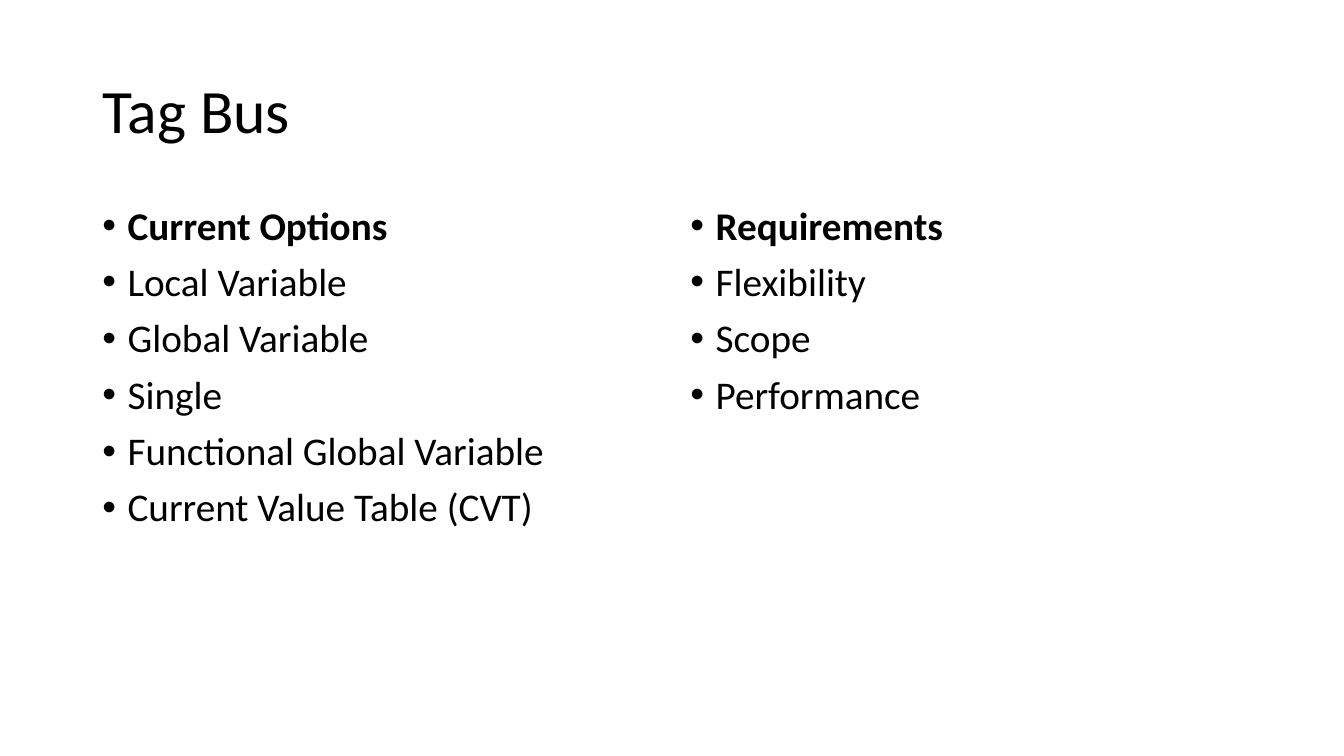
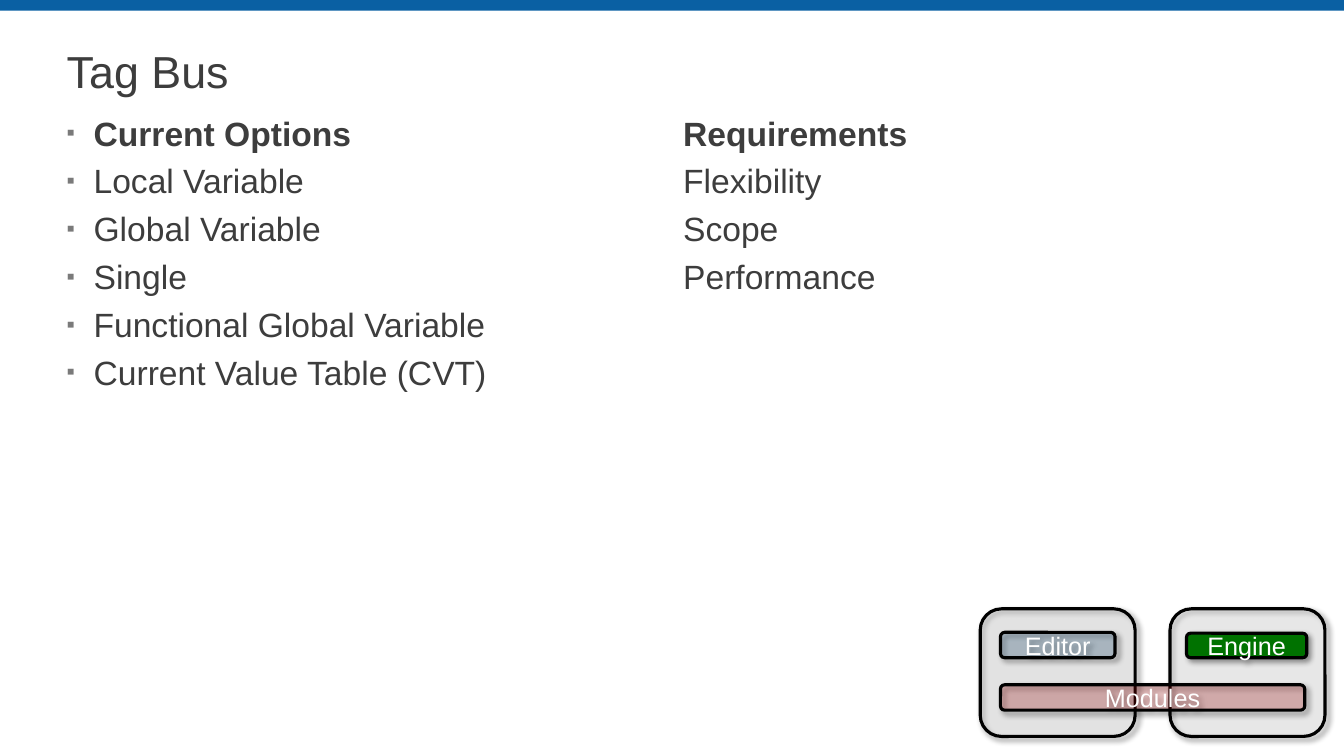
Before and after one commit to LabVIEW-DCAF/Documentation, a slide deck: slide 18 of Trunk/Getting Started Material/DCAF Training/1 Introduction to DCAF.pptx. Drawn at 1344x756 pixels with LibreOffice and Linux fonts; fonts in the diff are those of the drawing; background and template pictures are left out. Boxes give left, top, right and bottom in pixels: in the first picture for what was removed or moved away, otherwise in the second. Text is boxed around its words. In the diff, an @@ line names an element or a change of style, - is before the commit and + after.

```diff
--- a/Trunk/Getting Started Material/DCAF Training/1 Introduction to DCAF.pptx
+++ b/Trunk/Getting Started Material/DCAF Training/1 Introduction to DCAF.pptx
@@ rectangle added at (0, 0, 1344, 11), fill #0A60A3 @@
@@ title "Tag Bus": place and size @@
-title "Tag Bus" at (102, 93, 290, 144)
+title "Tag Bus" at (67, 57, 228, 97)
@@ title "Tag Bus" at (67, 57, 228, 97): size 44 to 32 pt, font Calibri to Arial, text colour #000000 to #3D3D3D @@
@@ text "Current Options": place and size @@
-text "Current Options" at (128, 212, 543, 527)
+text "Current Options" at (94, 121, 487, 392)
@@ text "Current Options" at (94, 121, 487, 392): size 28 to 24 pt, font Calibri to Arial, text colour #000000 to #3D3D3D; bullet • to ▪; line spacing 0.9 to 1; less space between paragraphs @@
@@ text "Requirements": place and size @@
-text "Requirements" at (716, 212, 943, 410)
+text "Requirements" at (683, 121, 907, 290)
@@ text "Requirements" at (683, 121, 907, 290): size 28 to 24 pt, font Calibri to Arial, text colour #000000 to #3D3D3D; bullet • to none; line spacing 0.9 to 1; less space between paragraphs @@
@@ rounded rectangle added at (980, 609, 1135, 737), fill #BFBFBF at 20% opacity, outline #000000 2.25 pt @@
@@ rounded rectangle added at (1171, 609, 1326, 737), fill #D9D9D9 at 20% opacity, outline #000000 2.25 pt @@
@@ rounded rectangle added at (1001, 632, 1116, 657), fill #08487A at 20% opacity, outline #000000 2.25 pt, 18 pt, text #FFFFFF @@
+Editor
@@ rounded rectangle added at (1187, 633, 1307, 657), fill #007200, outline #000000 2.25 pt, 18 pt, text #FFFFFF @@
+Engine
@@ rounded rectangle added at (1001, 685, 1306, 710), fill #C00000 at 20% opacity, outline #000000 2.25 pt, 18 pt, text #FFFFFF @@
+Modules
```
Also in this commit, not shown: 27 other slides changed, 1 slide removed, 2 other files.
